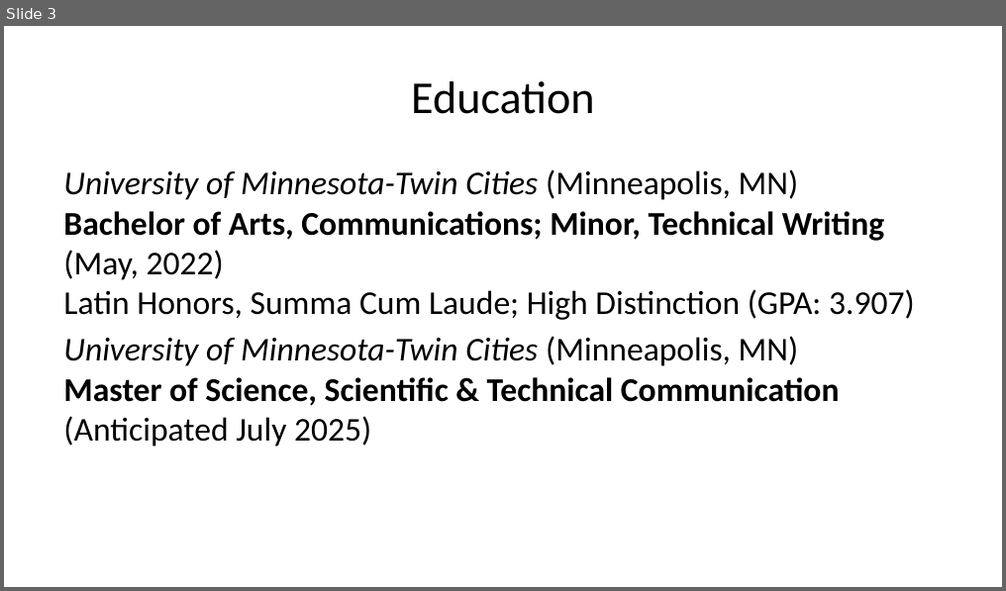
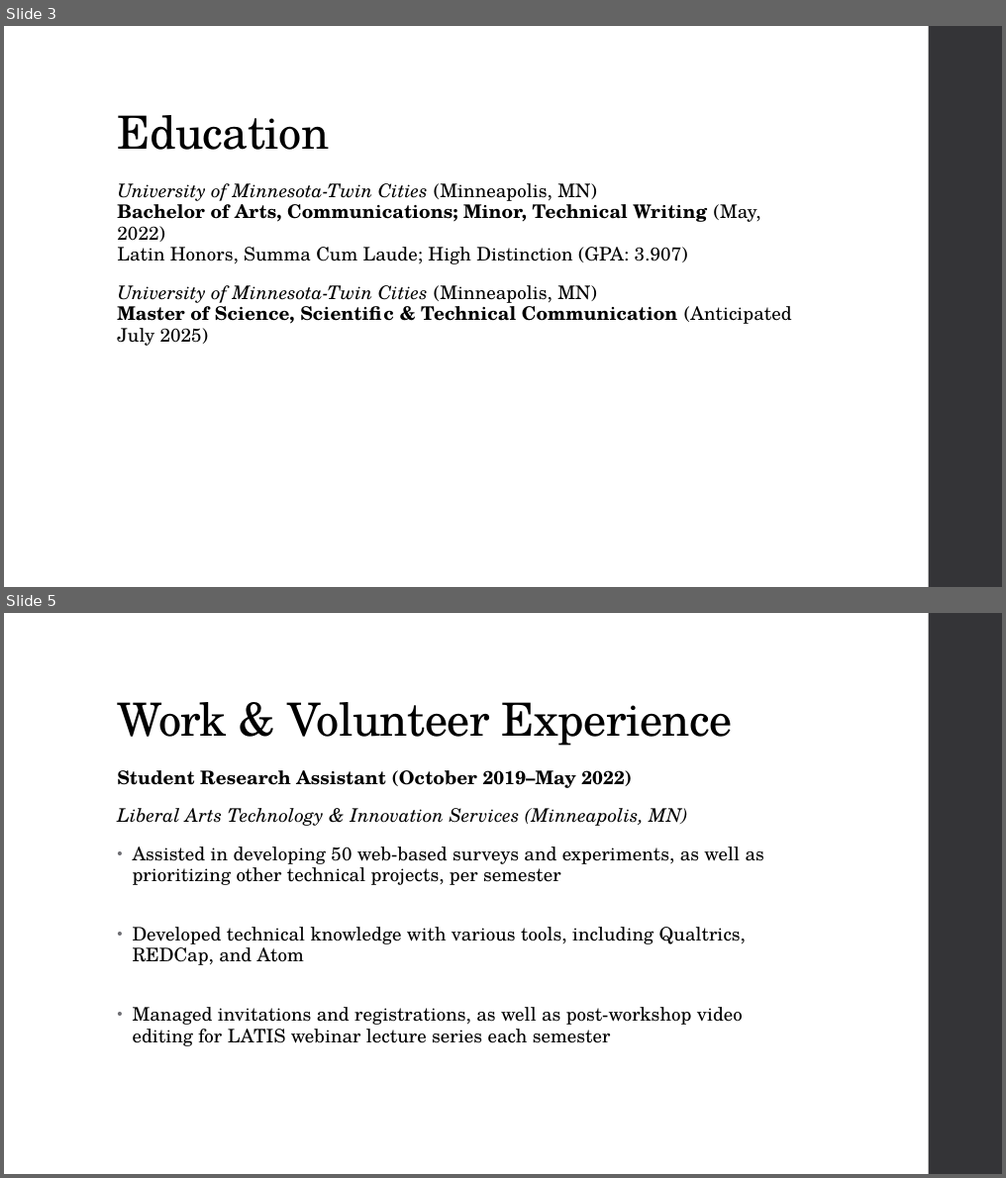
Before and after one commit to vtadlock77/tc2_Tadlock, a slide deck: docs/resume.pptx. Shown one above the other, each under a label of ours: slide 3 before the commit, slides 3 and 5 after it; the slides between them are not shown. The pictures are 1006x591 and 1006x1178 pixels, drawn with LibreOffice and Linux fonts; fonts in the diff are those of the drawing. Boxes give left, top, right and bottom in pixels: in the first picture for what was removed or moved away, otherwise in the second. Text is boxed around its words. In the diff, an @@ line names an element or a change of style, - is before the commit and + after.

```diff
--- a/docs/resume.pptx
+++ b/docs/resume.pptx
@@ slide 5 added at box(4, 613, 1002, 1174), background #FFFFFF; not listed: 1 template element that a slide beside it also shows @@
@@ title added at box(117, 702, 733, 746), 33 pt, text #000000 @@
+Work & Volunteer Experience
@@ text added at box(117, 770, 764, 1047), 13.5 pt, text #000000 @@
+Student Research Assistant (October 2019–May 2022)
+Liberal Arts Technology & Innovation Services (Minneapolis, MN)
+• Assisted in developing 50 web-based surveys and experiments, as well as prioritizing other technical projects, per semester
+• Developed technical knowledge with various tools, including Qualtrics, REDCap, and Atom
+• Managed invitations and registrations, as well as post-workshop video editing for LATIS webinar lecture series each semester
@@ slide 3 changed as well @@
@@ rectangle added at box(928, 26, 1002, 586), fill #353537 @@
@@ title "Education": place and size @@
-title "Education" at box(411, 81, 595, 114)
+title "Education" at box(117, 115, 329, 150)
@@ title "Education" at box(117, 115, 329, 150): font Calibri to TeX Gyre Schola, letter spacing 0 to -0.4 pt; alignment centre to left; line spacing 1 to 0.9; vertical alignment middle to bottom @@
@@ text "University of Minnesota-Twin Cities (Minneapolis, ...": place and size @@
-text "University of Minnesota-Twin Cities (Minneapolis, ..." at box(63, 170, 915, 447)
+text "University of Minnesota-Twin Cities (Minneapolis, ..." at box(117, 183, 792, 346)
@@ text "University of Minnesota-Twin Cities (Minneapolis, ..." at box(117, 183, 792, 346): size 24 to 13.5 pt, font Calibri to TeX Gyre Schola, letter spacing 0 to 0.1 pt; line spacing 1 to 0.95; more space between paragraphs @@
```
Also in this commit, not shown: 4 other slides changed, 2 other slides added, 16 other files.
